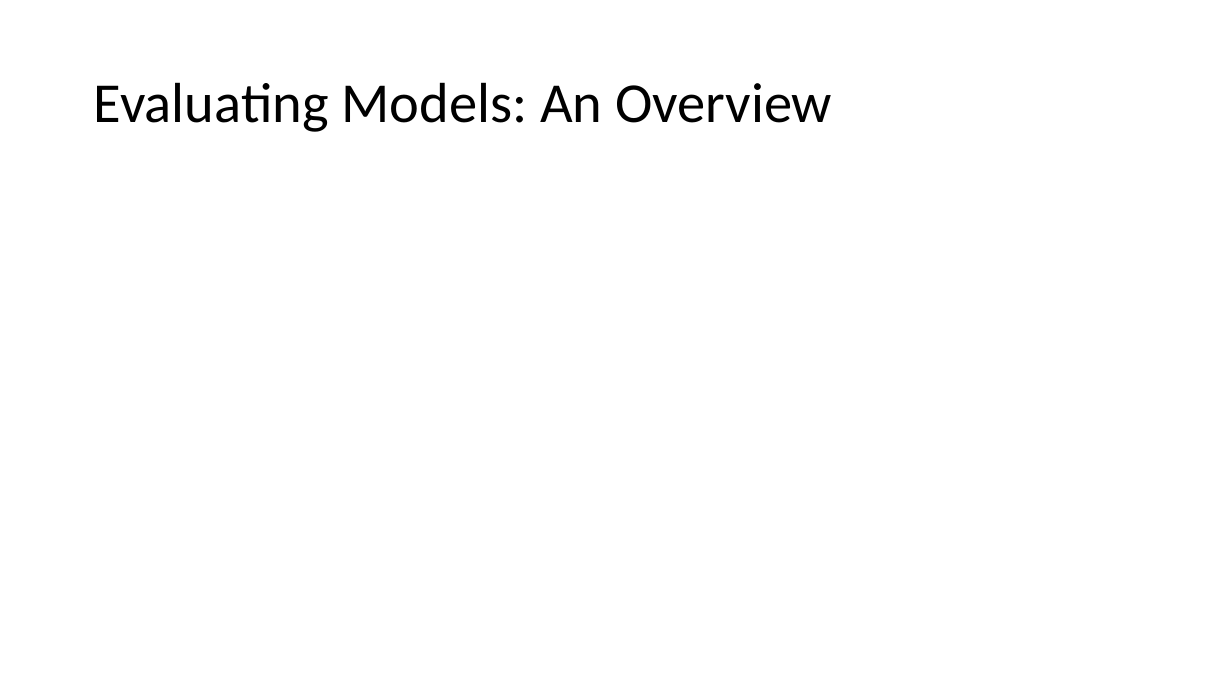
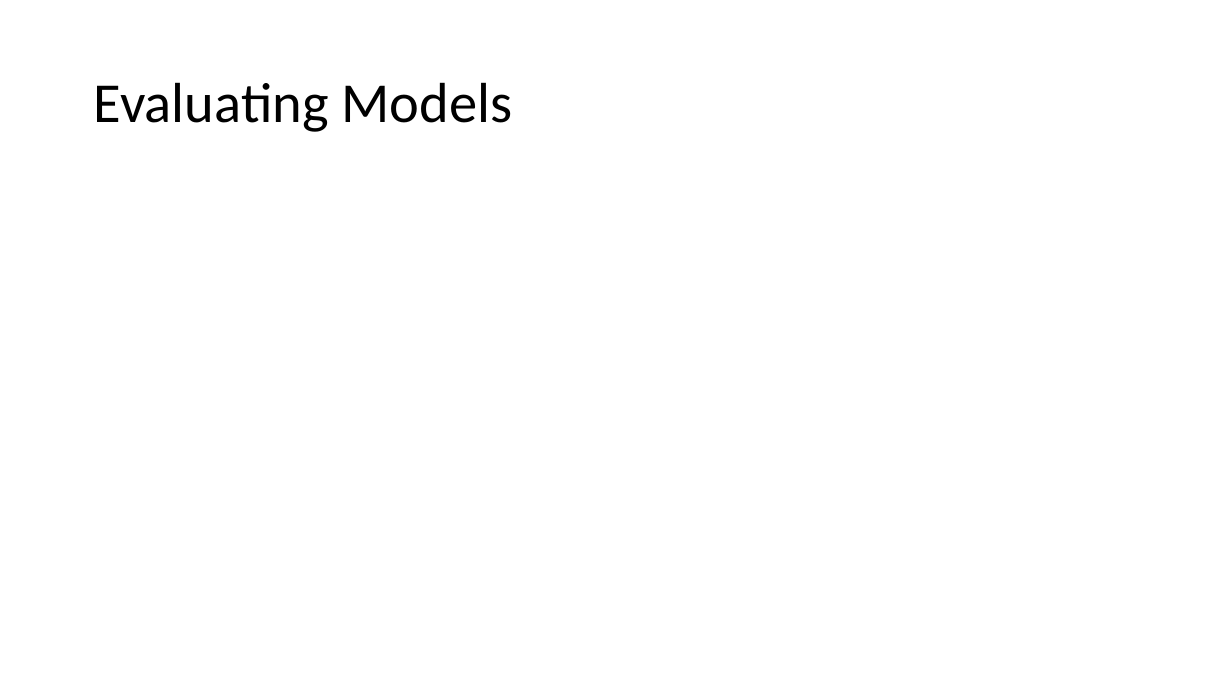
Before and after one commit to abmgis/abmgis, a slide deck: slide 5 of Chapter10-EvaluatingModels/Chapter10.pptx (slide 4 before the commit). Drawn at 1232x693 pixels with LibreOffice and Linux fonts; fonts in the diff are those of the drawing. Boxes give left, top, right and bottom in pixels: in the first picture for what was removed or moved away, otherwise in the second. Text is boxed around its words. In the diff, an @@ line names an element or a change of style, - is before the commit and + after.

```diff
--- a/Chapter10-EvaluatingModels/Chapter10.pptx
+++ b/Chapter10-EvaluatingModels/Chapter10.pptx
@@ title at (94,82,512,132): text changed @@
-Evaluating Models: An Overview
+Evaluating Models
```
Also in this commit, not shown: 1 other slide changed, 1 slide added, 1 other file.
